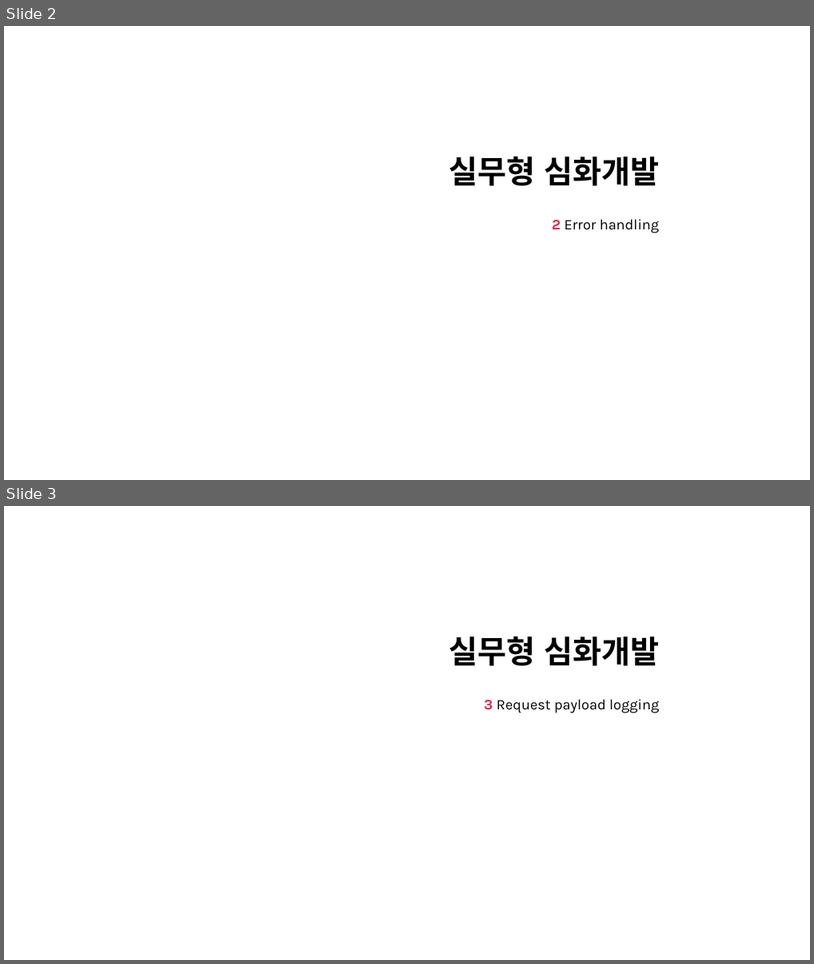
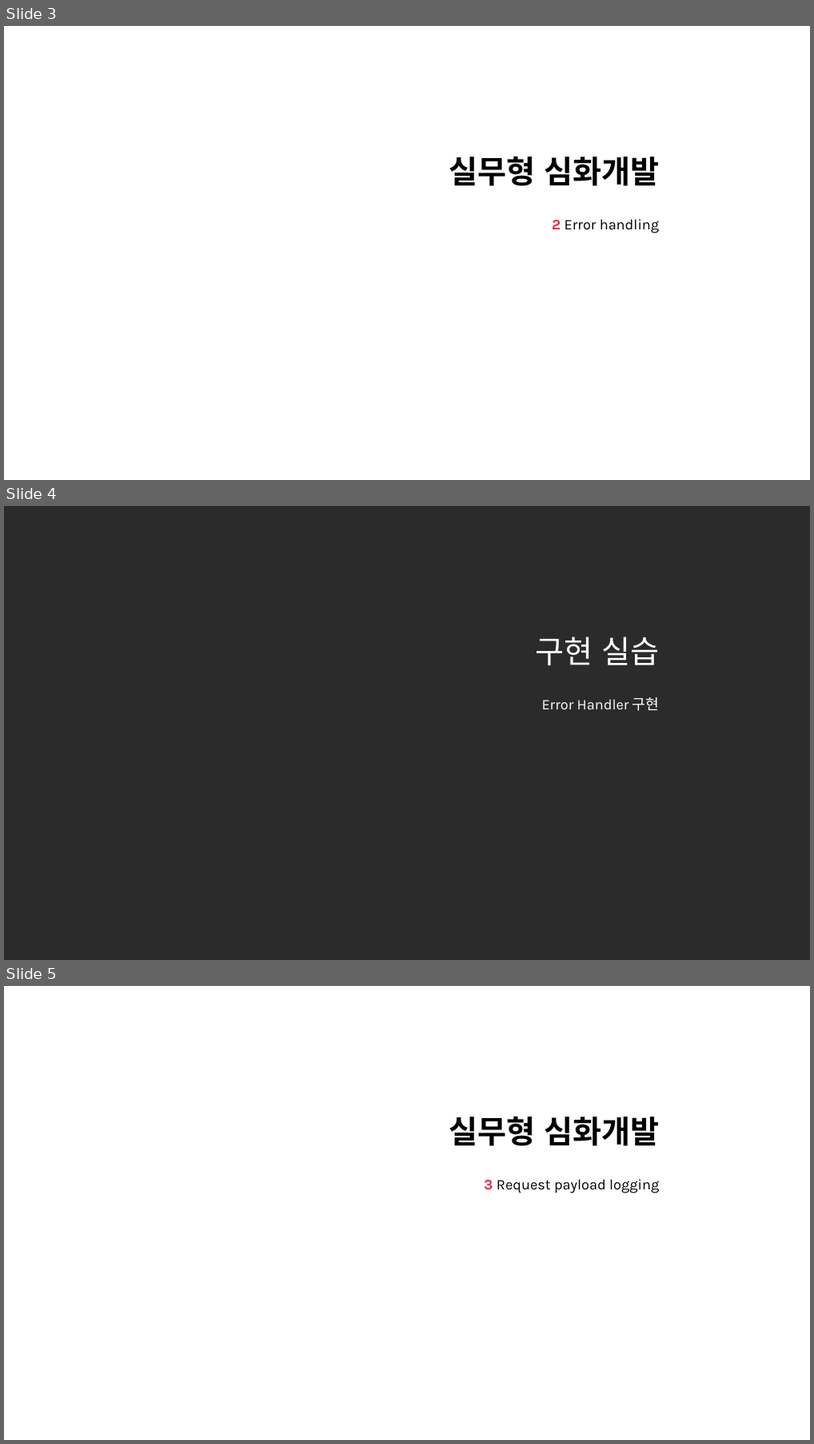
Before and after one commit to nayasis/fastcampus-hyper-webflux, a slide deck: 99.ppt/[Ch4-6. 실무형 심화개발.pptx. Shown one above the other, each under a label of ours: slides 2 and 3 before the commit, slides 3, 4 and 5 after it. The pictures are 814x964 and 814x1444 pixels, drawn with LibreOffice and Linux fonts; fonts in the diff are those of the drawing; background and template pictures are left out; a plain dark background stands for a picture behind light text. Boxes give left, top, right and bottom in pixels: in the first picture for what was removed or moved away, otherwise in the second. Text is boxed around its words. In the diff, an @@ line names an element or a change of style, - is before the commit and + after.

```diff
--- a/99.ppt/[Ch4-6. 실무형 심화개발.pptx
+++ b/99.ppt/[Ch4-6. 실무형 심화개발.pptx
@@ slide 4 added at <box>4,506,810,960</box>, background picture (left out) @@
@@ title added at <box>535,636,659,665</box>, 28 pt, text #FFFFFF @@
+구현 실습
@@ subtitle added at <box>542,697,659,711</box>, 13 pt, text #FFFFFF @@
+Error Handler 구현
@@ what was slide 2 is now slide 3 @@
@@ what was slide 3 is now slide 5 @@
```
Also in this commit, not shown: 8 slides changed, 12 other slides added, 1 slide removed, 1 other file.
